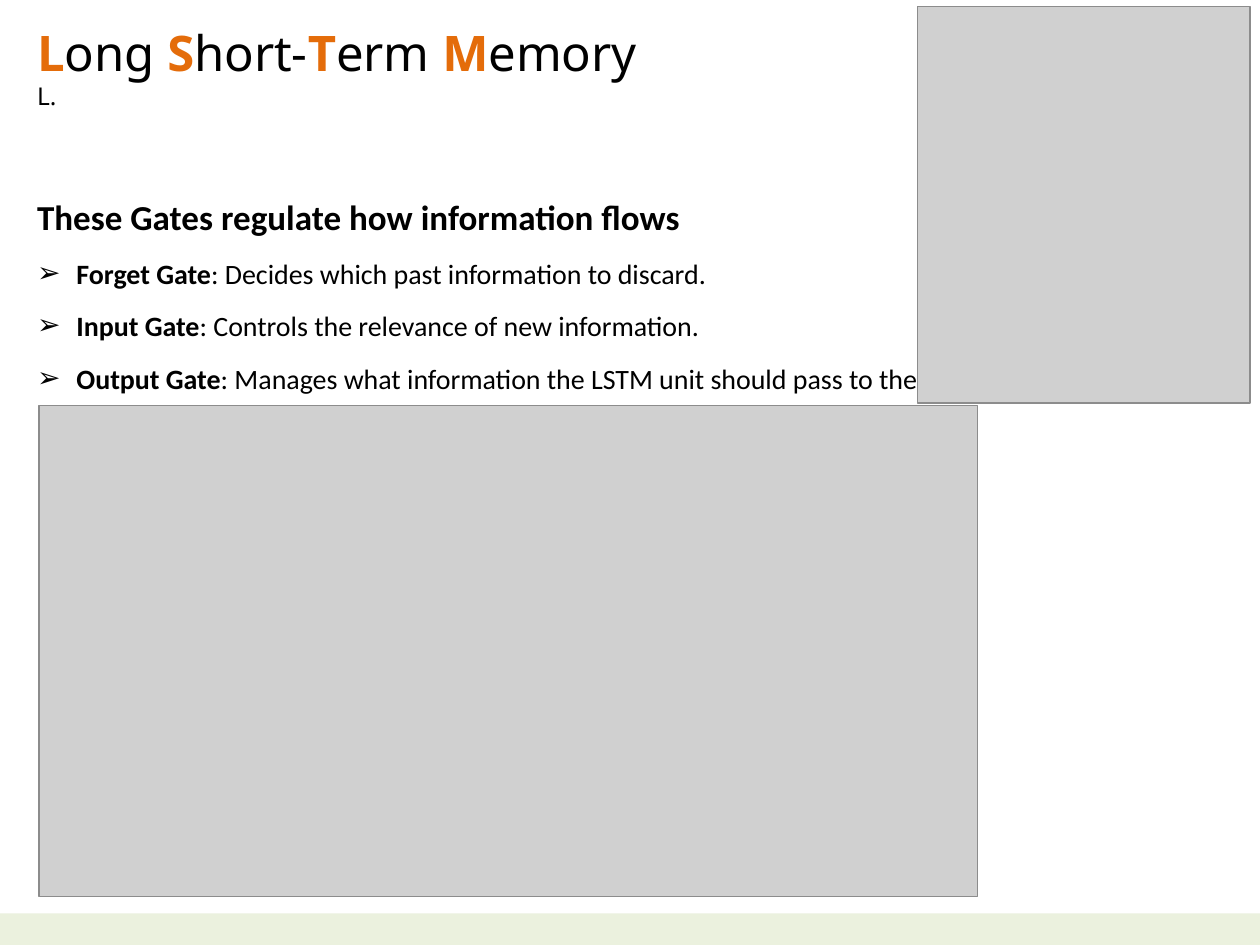
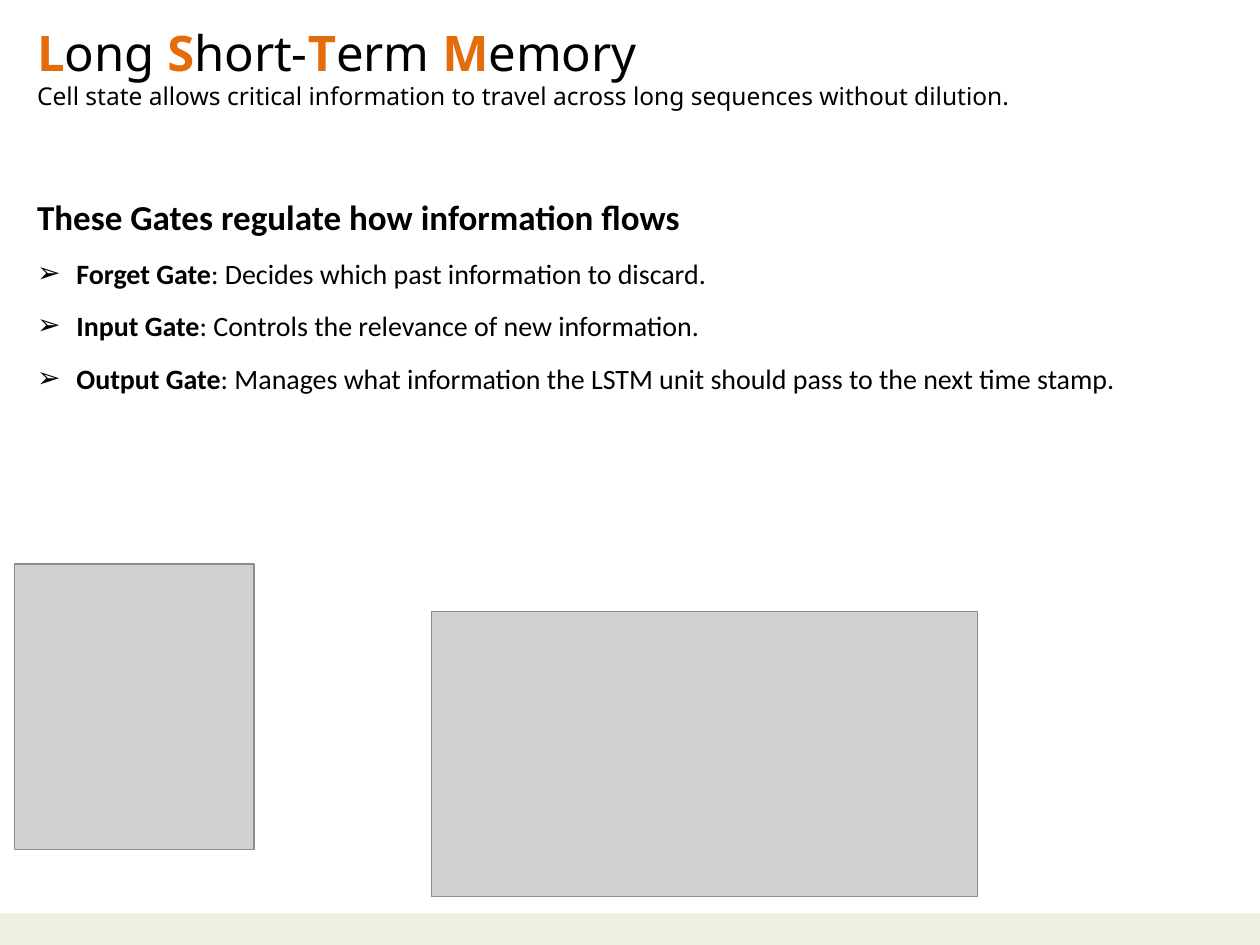
Before and after one commit to navibator/crazy-ai, a slide deck: slide 4 of ai-kimi.pptx. Drawn at 1260x945 pixels with LibreOffice and Linux fonts; fonts in the diff are those of the drawing; grey boxes stand for pictures. Boxes give left, top, right and bottom in pixels: in the first picture for what was removed or moved away, otherwise in the second. Text is boxed around its words. In the diff, an @@ line names an element or a change of style, - is before the commit and + after.

```diff
--- a/ai-kimi.pptx
+++ b/ai-kimi.pptx
@@ text at (37,82,1009,111): text changed @@
-L.
+Cell state allows critical information to travel across long sequences without dilution.
@@ picture: place and size @@
-picture at (917,6,1250,403)
+picture at (15,564,255,850)
@@ picture: place and size @@
-picture at (39,406,978,897)
+picture at (432,611,978,897)
```
Also in this commit, not shown: 2 slides added, 2 slides removed, 2 other files.
